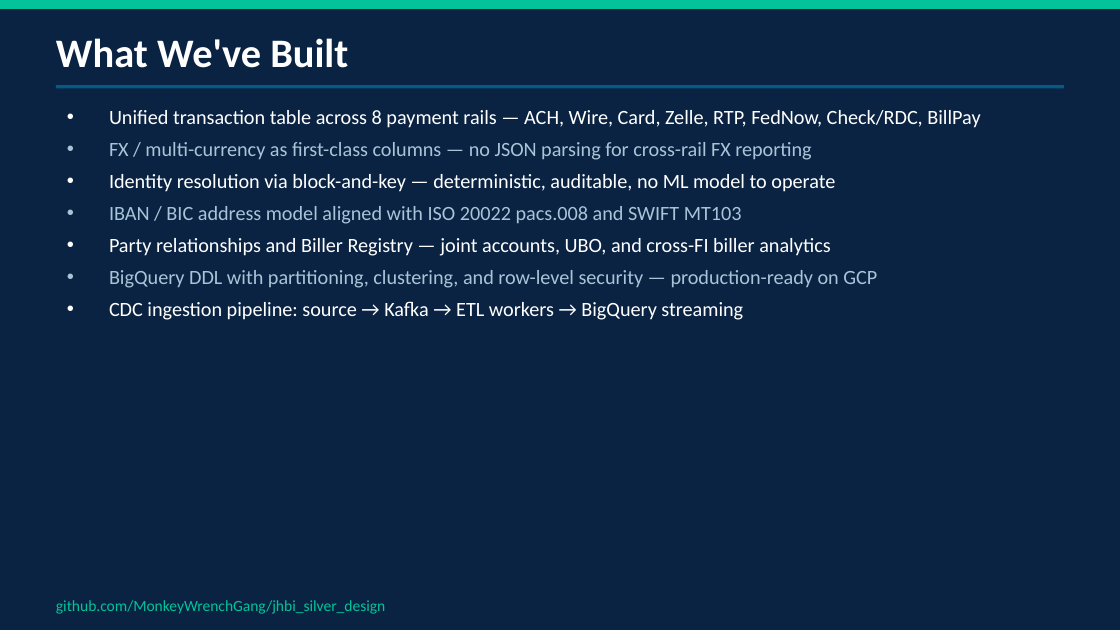
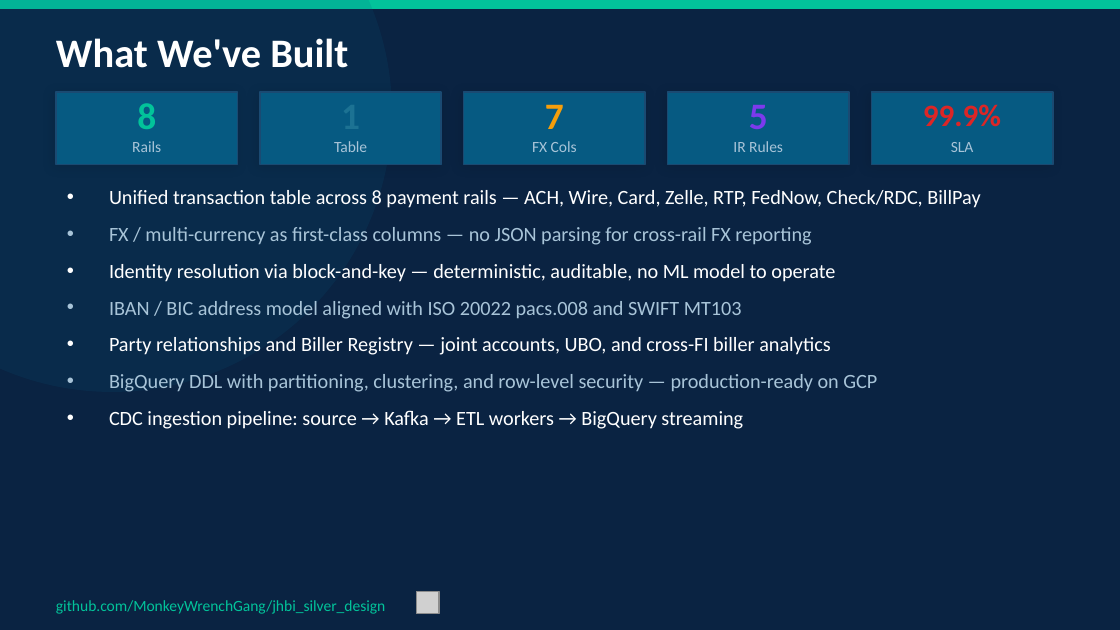
Before and after one commit to MonkeyWrenchGang/jhbi_silver_design, a slide deck: slide 7 of deliverables/JHBI_Unified_Payments_Platform.pptx. Drawn at 1120x630 pixels with LibreOffice and Linux fonts; fonts in the diff are those of the drawing; grey boxes stand for pictures. Boxes give left, top, right and bottom in pixels: in the first picture for what was removed or moved away, otherwise in the second. Text is boxed around its words. In the diff, an @@ line names an element or a change of style, - is before the commit and + after.

Commit message:
Update Unified Payments Platform deck with icons and visual polish
Added react-icons (bolt, fingerprint, cloud, brain, etc.) to every
slide, decorative background shapes for depth, stat callout boxes
on architecture and summary slides, and varied card layouts with
icon circles. Much more visual impact.

```diff
--- a/deliverables/JHBI_Unified_Payments_Platform.pptx
+++ b/deliverables/JHBI_Unified_Payments_Platform.pptx
@@ ellipse added at (0, 0, 392, 392), fill #065A82 at 15% opacity @@
@@ rectangle removed at (56, 85, 1064, 88) @@
@@ rectangle added at (56, 92, 237, 165), fill #065A82, outline #1A4A72 1 pt @@
@@ text added at (137, 103, 156, 129), 24 pt, text #02C39A, bold @@
+8
@@ rectangle added at (260, 92, 441, 165), fill #065A82, outline #1A4A72 1 pt @@
@@ rectangle added at (464, 92, 645, 165), fill #065A82, outline #1A4A72 1 pt @@
@@ text added at (545, 104, 564, 129), 24 pt, text #F59E0B, bold @@
+7
@@ rectangle added at (668, 92, 849, 165), fill #065A82, outline #1A4A72 1 pt @@
@@ text added at (749, 105, 768, 129), 24 pt, text #7C3AED, bold @@
+5
@@ rectangle added at (871, 92, 1053, 165), fill #065A82, outline #1A4A72 1 pt @@
@@ text added at (923, 104, 1001, 127), 20 pt, text #DC2626, bold @@
+99.9%
@@ text added at (132, 141, 161, 152), 10 pt, text #A8C4D8 @@
+Rails
@@ text added at (334, 141, 367, 152), 10 pt, text #A8C4D8 @@
+Table
@@ text added at (532, 141, 577, 152), 10 pt, text #A8C4D8 @@
+FX Cols
@@ text added at (733, 141, 783, 152), 10 pt, text #A8C4D8 @@
+IR Rules
@@ text added at (951, 142, 974, 152), 10 pt, text #A8C4D8 @@
+SLA
@@ text "Unified transaction table across 8 ...": place and size @@
-text "Unified transaction table across 8 ..." at (109, 110, 980, 320)
+text "Unified transaction table across 8 ..." at (109, 190, 980, 429)
@@ text "Unified transaction table across 8 ..." at (109, 190, 980, 429): more space between paragraphs @@
@@ picture added at (417, 591, 439, 614) @@
```
Also in this commit, not shown: 6 other slides changed.
